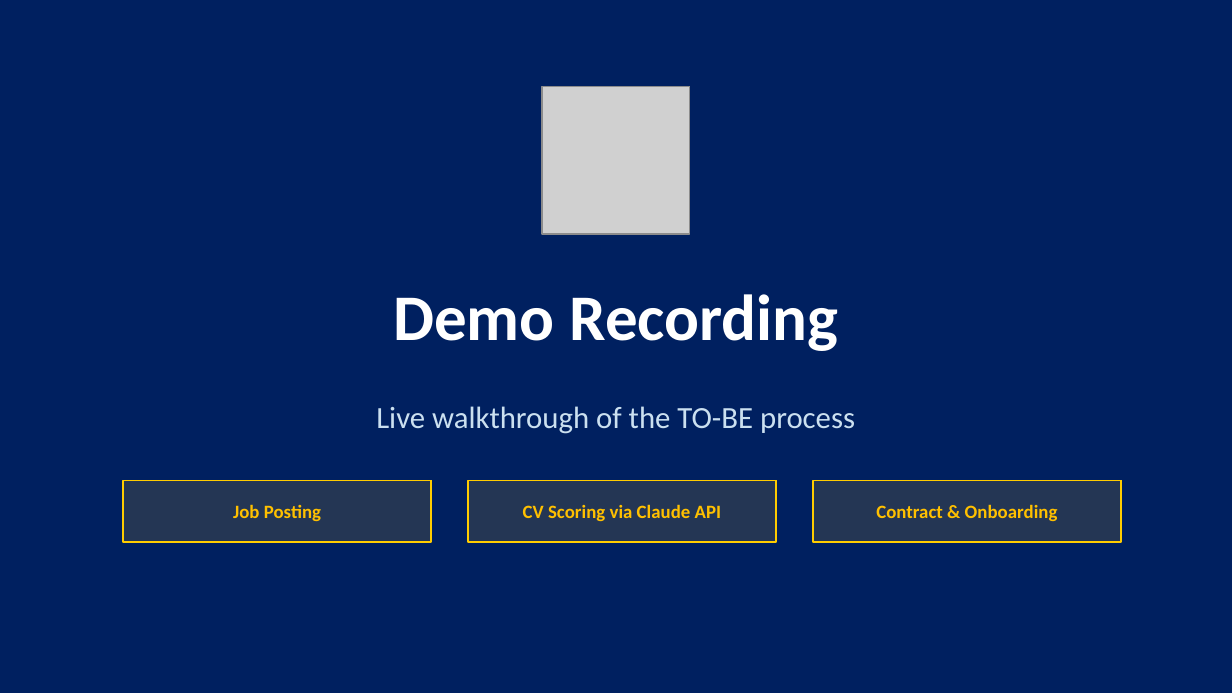
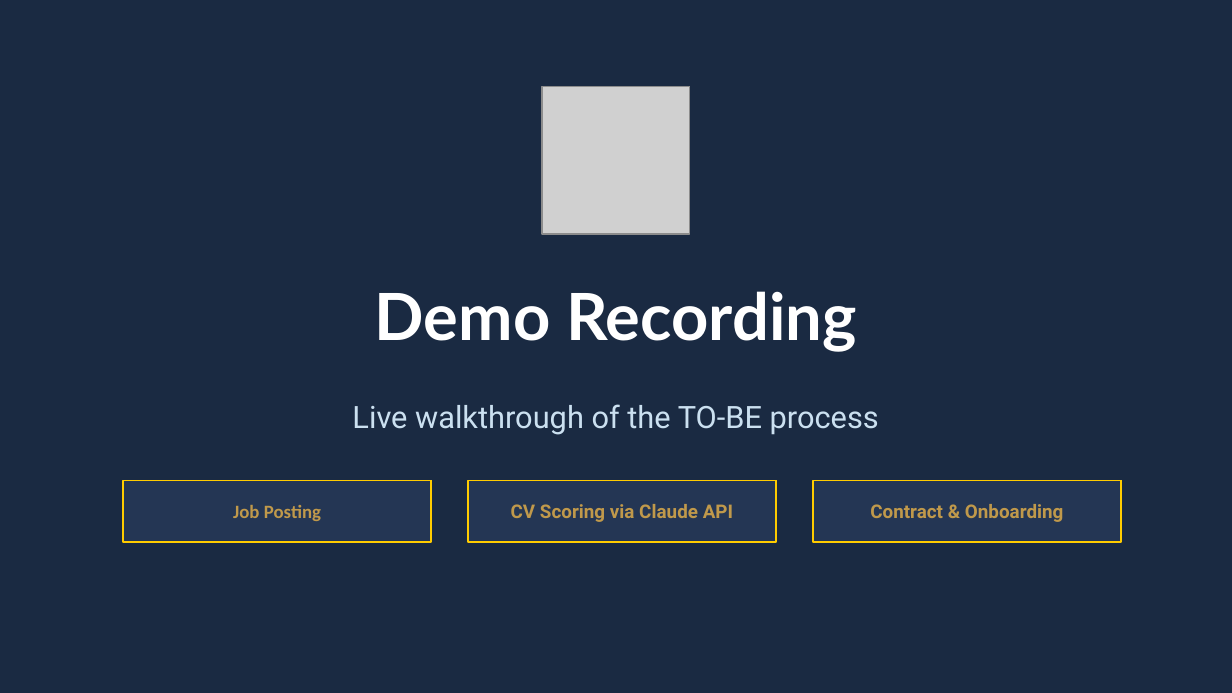
Before and after one commit to DigiBP/26SS_Tierpark_Goldau, a slide deck: slide 4 of Tierpark_Goldau_Presentation.pptx. Drawn at 1232x693 pixels with LibreOffice and Linux fonts; fonts in the diff are those of the drawing; grey boxes stand for pictures. Boxes give left, top, right and bottom in pixels: in the first picture for what was removed or moved away, otherwise in the second. Text is boxed around its words. In the diff, an @@ line names an element or a change of style, - is before the commit and + after.

```diff
--- a/Tierpark_Goldau_Presentation.pptx
+++ b/Tierpark_Goldau_Presentation.pptx
@@ background #002060 to #1A2A42 @@
@@ text "Demo Recording" at bbox=[375, 291, 856, 352]: font Calibri to Lato @@
@@ text "Live walkthrough of the TO-BE ..." at bbox=[352, 404, 879, 435]: font Calibri to Roboto @@
@@ rectangle "Job Posting" at bbox=[123, 480, 431, 542]: text colour #FFC000 to #C0994B @@
@@ rectangle "CV Scoring via Claude API" at bbox=[468, 480, 776, 542]: font Calibri to Roboto, text colour #FFC000 to #C0994B @@
@@ rectangle "Contract & Onboarding" at bbox=[813, 480, 1121, 542]: font Calibri to Roboto, text colour #FFC000 to #C0994B @@
```
Also in this commit, not shown: 7 other slides changed.
